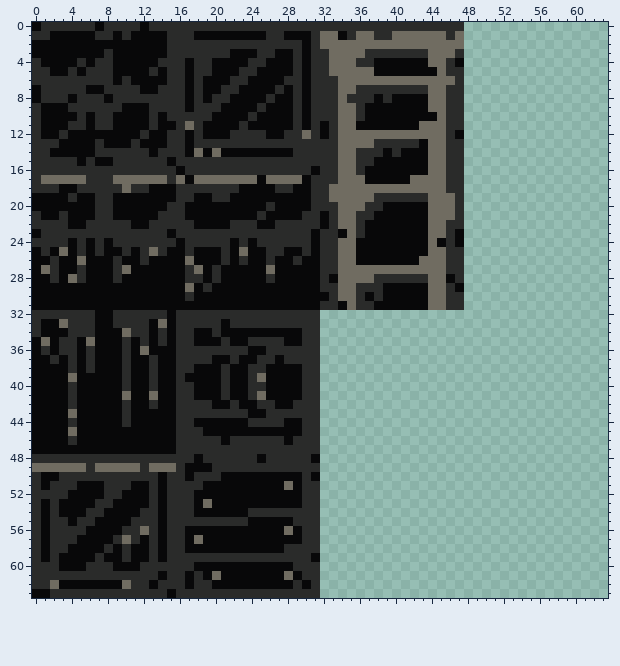
One commit to this pixel-art sprite: assets/world/ground.png. The first picture shows the starting point.
The file is 64x64 pixels.
Once edited:
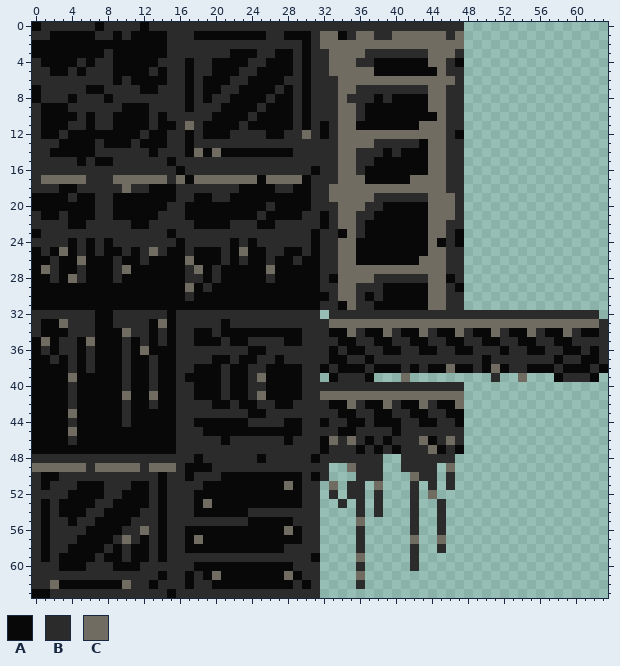
Palette (. is transparent): A #080809  B #2a2b2a  C #706c61
Change:
y 32: x 33..62 .............................. -> BBBBBBBBBBBBBBBBBBBBBBBBBBBBBB
y 33: x 32..63 ................................ -> BCCCCCCCCCCCCCCCCCCCCCCCCCCCCCCB
y 34: x 32..63 ................................ -> BAACBAACBAACBAACBAACBAACBAACBAAB
y 35: x 32..63 ................................ -> BBAABBAABBAABBAABBAABBAABBAABBBB
y 36: x 32..63 ................................ -> BABAABBAABBAABBAABBBABBAABBAABAB
y 37: x 32..63 ................................ -> BAABBABBBBBBBBBBBBABBBBBBBABBAAB
y 38: x 32..63 ................................ -> ABAAABAAABABAACAABACABBAAABAAABA
y 39: x 33..37 ..... -> ABBBA; x 41 . -> C; x 51 . -> B; x 54 . -> C; x 58..62 ..... -> ABBBA
y 40: x 32..47 ................ -> BBBBBBBBBBBBBBBB
y 41: x 32..47 ................ -> CCCCCCCCCCCCCCCC
y 42: x 32..47 ................ -> BAACBAACBAACBAAC
y 43: x 32..47 ................ -> BBAABBAABBAABBAA
y 44: x 32..47 ................ -> ABBAABAAABBAABBA
y 45: x 32..47 ................ -> BBAABBBBABBBBBBB
y 46: x 32..47 ................ -> ACBCBABABBBCABCB
y 47: x 32..47 ................ -> ABBBABABABBBCABA
y 48: x 32..38 ....... -> BBBBBBB; x 41..46 ...... -> BBBBBB
y 49: x 32 . -> B; x 35..38 .... -> CBBB; x 41..44 .... -> BBBB; x 46 . -> C
y 50: x 32 . -> B; x 36..38 ... -> BBB; x 42..44 ... -> CBB; x 46 . -> B
y 51: x 33 . -> C; x 35..36 .. -> BB; x 38 . -> C; x 42 . -> B; x 44 . -> B; x 46 . -> B
y 52: x 33 . -> B; x 35..36 .. -> BB; x 38 . -> B; x 42 . -> B; x 44 . -> C
y 53: x 34 . -> B; x 36 . -> B; x 38 . -> B; x 42 . -> B; x 45 . -> B
y 54: x 36 . -> B; x 38 . -> B; x 42 . -> B; x 45 . -> B
y 55: x 36 . -> C; x 42 . -> B; x 45 . -> B
y 56: x 36 . -> B; x 42 . -> B; x 45 . -> B
y 57: x 36 . -> B; x 42 . -> C; x 45 . -> C
y 58: x 36 . -> B; x 42 . -> B; x 45 . -> B
y 59: x 36 . -> C; x 42 . -> B
y 60: x 36 . -> B; x 42 . -> B
y 61: x 36 . -> C
y 62: x 36 . -> B
Changed places in both pictures, as pixel boxes (x1, y1, x2, y2):
added: (320, 310, 608, 589)
